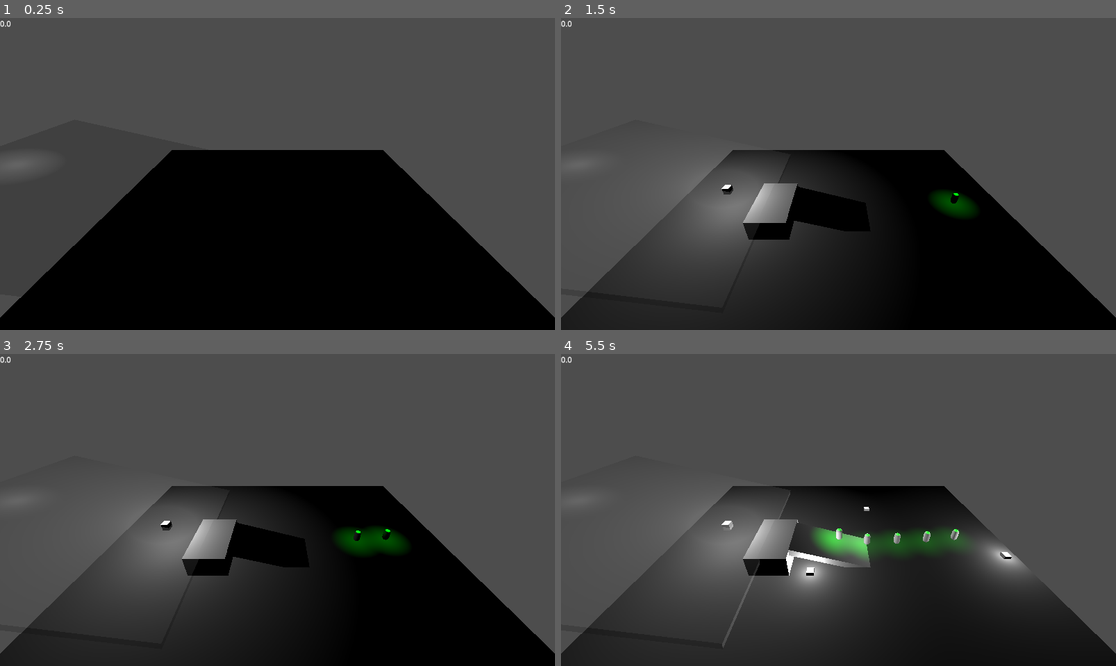
Above: before the commit, frames 1-4 (two rows, left to right).
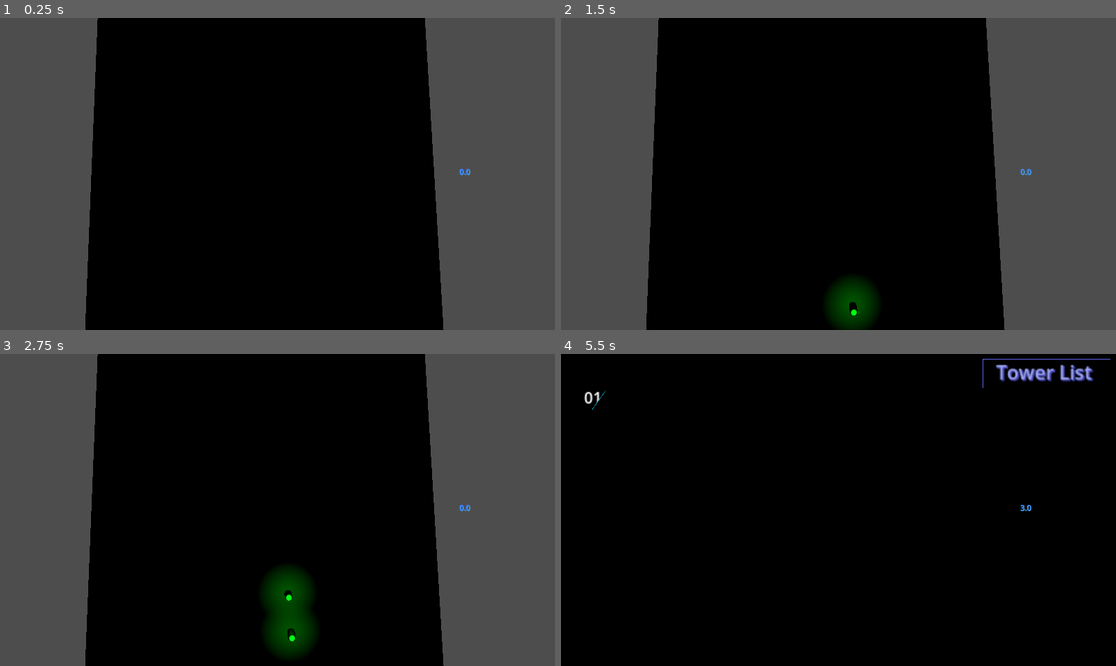
Above: after the commit, the same moments.

Repository: FryingPan2152/tower-defense
Game: Godot game, scene res://World.tscn
Two runs of this game, one before a commit and one after it. Both use one fixed random seed, a clock stepped at 60 frames per second and the inputs below.
Inputs (mouse positions are in pixels of both pictures, inside the frame that each line leads up to):
- Up to frame 1 (0.25 s): no input
- Up to frame 2 (1.5 s): tap Enter at 0.5 s; move the mouse to (960, 158) at 0.52 s; click (960, 158) at 0.6 s; move the mouse to (727, 189) at 1.27 s; click (727, 189) at 1.35 s
- Up to frame 3 (2.75 s): move the mouse to (333, 441) at 2.02 s; tap 1 (tower1) at 2.1 s; click (333, 441) at 2.3 s
- Up to frame 4 (5.5 s): move the mouse to (810, 572) at 2.77 s; tap 2 (tower2) at 2.85 s; click (810, 572) at 3.05 s; move the mouse to (1005, 556) at 3.52 s; click (1005, 556) at 3.6 s; tap Tab (tower_inventory, bound only after the commit) at 4.15 s; move the mouse to (672, 463) at 4.27 s; click (672, 463) at 4.35 s; move the mouse to (866, 510) at 5.02 s; tap 1 (tower1) at 5.1 s; click (866, 510) at 5.3 s

The runs differ from the first frame. In frame 1, 35% of the frame differs, in the area x 0-100%, y 0-100%; in frame 2, 52%; in frame 3, 52%; in frame 4, 91%.

Commit message:
Added lighting and started working on menu screen

Diff:
--- a/Base_tower.tscn
+++ b/Base_tower.tscn
@@ -1,6 +1,8 @@
-[gd_scene load_steps=3 format=3 uid="uid://x71jk41catqm"]
+[gd_scene load_steps=4 format=3 uid="uid://x71jk41catqm"]
 
 [ext_resource type="Script" uid="uid://bi654fbynui2y" path="res://base_tower.gd" id="1_lkkop"]
+
+[sub_resource type="StandardMaterial3D" id="StandardMaterial3D_7frdw"]
 
 [sub_resource type="BoxShape3D" id="BoxShape3D_fwo4h"]
 size = Vector3(3, 3, 3)
@@ -10,10 +12,12 @@
 
 [node name="OmniLight3D" type="OmniLight3D" parent="."]
 transform = Transform3D(1, 0, 0, 0, 1, 0, 0, 0, 1, 0, 1.05268, 0)
-light_energy = 16.0
+light_color = Color(0.152941, 0.752941, 0, 1)
+light_energy = 0.0
 omni_range = 31.748
 
 [node name="CSGBox3D" type="CSGBox3D" parent="."]
+material = SubResource("StandardMaterial3D_7frdw")
 
 [node name="Timer" type="Timer" parent="."]
 wait_time = 1.5
--- a/Player.gd
+++ b/Player.gd
@@ -3,9 +3,11 @@
 var mouseposition = Vector2(0,0)
 @onready var raycast:=$RayCast3D
 var tower_selected = 1
+@onready var inventory_control := $tower_inventory
 
 # Called when the node enters the scene tree for the first time.
 func _ready():
+	inventory_control.visible = false
 	pass # Replace with function body.
 
 
@@ -16,6 +18,8 @@
 		tower_selected=1
 	if Input.is_action_just_pressed("tower2"):
 		tower_selected=2
+	if Input.is_action_just_pressed("tower_inventory"):
+		inventory_control.visible = !inventory_control.visible
 
 
 	#print(mouseposition)
--- a/World.tscn
+++ b/World.tscn
@@ -1,9 +1,8 @@
-[gd_scene load_steps=9 format=3 uid="uid://by14qtbdi3mds"]
+[gd_scene load_steps=8 format=3 uid="uid://by14qtbdi3mds"]
 
-[ext_resource type="Script" uid="uid://dhkyami0b2fy7" path="res://Player.gd" id="1_r8odi"]
 [ext_resource type="Script" uid="uid://bl0ep6le2s3o7" path="res://world.gd" id="1_vxrfi"]
+[ext_resource type="PackedScene" uid="uid://tf6nk4rok528" path="res://player.tscn" id="2_js7pq"]
 [ext_resource type="PackedScene" uid="uid://ctkpmonb1djsv" path="res://destination.tscn" id="3_bcbcq"]
-[ext_resource type="PackedScene" uid="uid://bnftusb3y23n1" path="res://player_ui_money.tscn" id="3_eu7l1"]
 [ext_resource type="PackedScene" uid="uid://cilm5e8ee4qub" path="res://Enemy_Spawner.tscn" id="4_js7pq"]
 
 [sub_resource type="NavigationMesh" id="NavigationMesh_isng5"]
@@ -20,13 +19,8 @@
 [node name="Node3D" type="Node3D"]
 script = ExtResource("1_vxrfi")
 
-[node name="Camera3D" type="Camera3D" parent="."]
-transform = Transform3D(1, 0, 0, 0, 0.848649, 0.528957, 0, -0.528957, 0.848649, 0, 23, 23.9079)
-script = ExtResource("1_r8odi")
-
-[node name="Control" parent="Camera3D" instance=ExtResource("3_eu7l1")]
-
-[node name="RayCast3D" type="RayCast3D" parent="Camera3D"]
+[node name="Camera3D" parent="." instance=ExtResource("2_js7pq")]
+transform = Transform3D(0.0140828, -0.998137, 0.0593605, 0.0391351, 0.0598712, 0.997439, -0.999135, -0.0117236, 0.0399054, 3.64646, 28.6839, -0.12838)
 
 [node name="NavigationRegion3D" type="NavigationRegion3D" parent="."]
 navigation_mesh = SubResource("NavigationMesh_isng5")
--- /dev/null
+++ b/player.tscn
@@ -0,0 +1,100 @@
+[gd_scene load_steps=5 format=3 uid="uid://tf6nk4rok528"]
+
+[ext_resource type="Script" uid="uid://dhkyami0b2fy7" path="res://Player.gd" id="1_onrkg"]
+[ext_resource type="PackedScene" uid="uid://bnftusb3y23n1" path="res://player_ui_money.tscn" id="2_i3pqv"]
+
+[sub_resource type="CanvasItemMaterial" id="CanvasItemMaterial_onrkg"]
+
+[sub_resource type="LabelSettings" id="LabelSettings_onrkg"]
+font_color = Color(0.607843, 0.65098, 0.929412, 1)
+outline_color = Color(0.196078, 0.690196, 0.862745, 0.823529)
+shadow_color = Color(0.301961, 0.294118, 0.784314, 0.901961)
+
+[node name="Camera3D" type="Camera3D"]
+transform = Transform3D(1, 0, 0, 0, 0.848649, 0.528957, 0, -0.528957, 0.848649, 0, 0, 0)
+script = ExtResource("1_onrkg")
+
+[node name="RayCast3D" type="RayCast3D" parent="."]
+
+[node name="tower_inventory" type="Control" parent="."]
+layout_mode = 3
+anchors_preset = 0
+offset_right = 385.0
+offset_bottom = 301.0
+
+[node name="Label" type="Label" parent="tower_inventory"]
+layout_mode = 0
+offset_left = 402.0
+offset_top = 170.0
+offset_right = 442.0
+offset_bottom = 193.0
+text = "58419894984"
+
+[node name="ColorRect" type="ColorRect" parent="tower_inventory"]
+material = SubResource("CanvasItemMaterial_onrkg")
+layout_mode = 0
+offset_left = -1.0
+offset_right = 1154.0
+offset_bottom = 649.0
+color = Color(0, 0, 0, 1)
+
+[node name="ColorRect2" type="ColorRect" parent="tower_inventory"]
+layout_mode = 0
+offset_left = 875.0
+offset_top = 10.0
+offset_right = 1141.0
+offset_bottom = 71.0
+color = Color(0.380392, 0.380392, 0.929412, 1)
+
+[node name="ColorRect3" type="ColorRect" parent="tower_inventory"]
+layout_mode = 0
+offset_left = 876.0
+offset_top = 11.0
+offset_right = 1140.0
+offset_bottom = 70.0
+color = Color(0, 0, 0, 1)
+
+[node name="Label2" type="Label" parent="tower_inventory"]
+layout_mode = 0
+offset_left = 903.0
+offset_top = 8.0
+offset_right = 1203.0
+offset_bottom = 64.0
+scale = Vector2(2.5, 2.5)
+theme_type_variation = &"GraphNodeTitleLabel"
+text = "Tower List"
+label_settings = SubResource("LabelSettings_onrkg")
+visible_characters = 10
+
+[node name="Label3" type="Label" parent="tower_inventory"]
+layout_mode = 0
+offset_left = 48.0
+offset_top = 67.0
+offset_right = 98.0
+offset_bottom = 93.0
+scale = Vector2(2, 2)
+text = "01"
+
+[node name="ColorRect4" type="ColorRect" parent="tower_inventory"]
+layout_mode = 0
+offset_left = 92.0
+offset_top = 76.0
+offset_right = 132.0
+offset_bottom = 124.0
+rotation = 0.616388
+color = Color(0, 0.712203, 0.76315, 1)
+
+[node name="ColorRect5" type="ColorRect" parent="tower_inventory"]
+layout_mode = 0
+offset_left = 104.007
+offset_top = 61.0
+offset_right = 143.007
+offset_bottom = 142.0
+rotation = 0.619137
+color = Color(0, 0, 0, 1)
+
+[node name="Control" parent="." instance=ExtResource("2_i3pqv")]
+offset_left = 953.0
+offset_top = 307.0
+offset_right = 953.0
+offset_bottom = 307.0
--- a/player_ui_money.tscn
+++ b/player_ui_money.tscn
@@ -1,6 +1,10 @@
-[gd_scene load_steps=2 format=3 uid="uid://bnftusb3y23n1"]
+[gd_scene load_steps=3 format=3 uid="uid://bnftusb3y23n1"]
 
 [ext_resource type="Script" uid="uid://r3a4ol13eujq" path="res://player_ui_money.gd" id="1_vccy0"]
+
+[sub_resource type="LabelSettings" id="LabelSettings_vccy0"]
+font_color = Color(0.168627, 0.454902, 1, 1)
+shadow_color = Color(0.33571, 0.679174, 0.874257, 1)
 
 [node name="Control" type="Control"]
 layout_mode = 3
@@ -16,3 +20,4 @@
 offset_right = 40.0
 offset_bottom = 23.0
 text = "MONEYAAAA"
+label_settings = SubResource("LabelSettings_vccy0")
--- a/project.godot
+++ b/project.godot
@@ -36,3 +36,8 @@
 "events": [Object(InputEventKey,"resource_local_to_scene":false,"resource_name":"","device":-1,"window_id":0,"alt_press …(191 unchanged characters)…
 ]
 }
+tower_inventory={
+"deadzone": 0.2,
+"events": [Object(InputEventKey,"resource_local_to_scene":false,"resource_name":"","device":-1,"window_id":0,"alt_pressed":false,"shift_pressed":false,"ctrl_pressed":false,"meta_pressed":false,"pressed":false,"keycode":0,"physical_keycode":4194306,"key_label":0,"unicode":0,"location":0,"echo":false,"script":null)
+]
+}
--- a/projectile.tscn
+++ b/projectile.tscn
@@ -1,16 +1,38 @@
-[gd_scene load_steps=3 format=3 uid="uid://mog06lwa8qy0"]
+[gd_scene load_steps=4 format=3 uid="uid://mog06lwa8qy0"]
 
 [ext_resource type="Script" uid="uid://ba1t7oi3wuui7" path="res://projectile.gd" id="1_a85iw"]
 
 [sub_resource type="SphereShape3D" id="SphereShape3D_a85iw"]
 
+[sub_resource type="ShaderMaterial" id="ShaderMaterial_a85iw"]
+
 [node name="Projectile" type="Node3D"]
 script = ExtResource("1_a85iw")
 
 [node name="CSGBox3D" type="CSGBox3D" parent="."]
-size = Vector3(0.5, 1, 1)
+transform = Transform3D(1, 0, 0, 0, 1, 0, 0, 0, 1, -0.00543034, -0.0615351, 0.0544434)
+size = Vector3(0.001, 0.001, 0.891)
 
 [node name="Area3D" type="Area3D" parent="."]
 
 [node name="CollisionShape3D" type="CollisionShape3D" parent="Area3D"]
 shape = SubResource("SphereShape3D_a85iw")
+
+[node name="OmniLight3D2" type="OmniLight3D" parent="."]
+light_color = Color(0.788235, 0, 0, 1)
+light_energy = 16.0
+shadow_enabled = true
+
+[node name="OmniLight3D" type="OmniLight3D" parent="."]
+transform = Transform3D(1, 0, 0, 0, 1, 0, 0, 0, 1, 0.0377749, -0.0646915, 0.0310086)
+light_color = Color(0.921569, 0.337255, 0.00392157, 1)
+light_energy = 16.0
+light_size = 0.18
+
+[node name="CSGSphere3D" type="CSGSphere3D" parent="."]
+transform = Transform3D(0.75, 0, 0, 0, 0.75, 0, 0, 0, 0.75, 0.0377749, -0.138879, 0.194994)
+transparency = 1.0
+gi_mode = 2
+gi_lightmap_texel_scale = 2.81
+radius = 0.962814
+material = SubResource("ShaderMaterial_a85iw")
